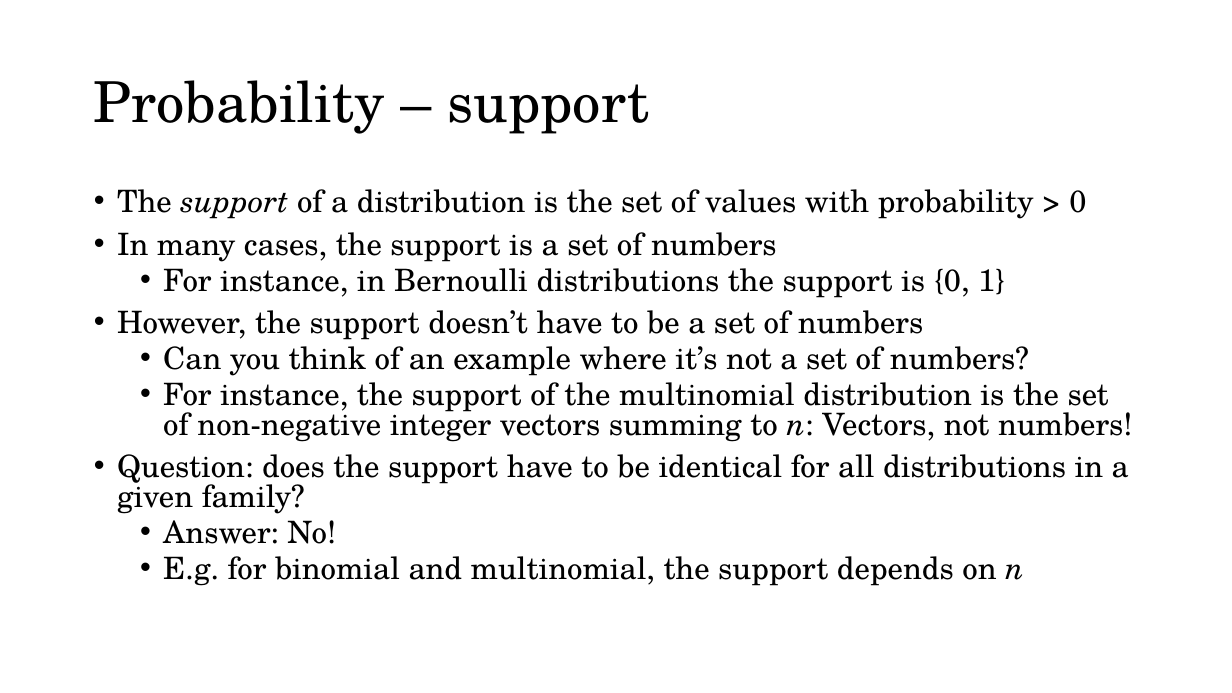
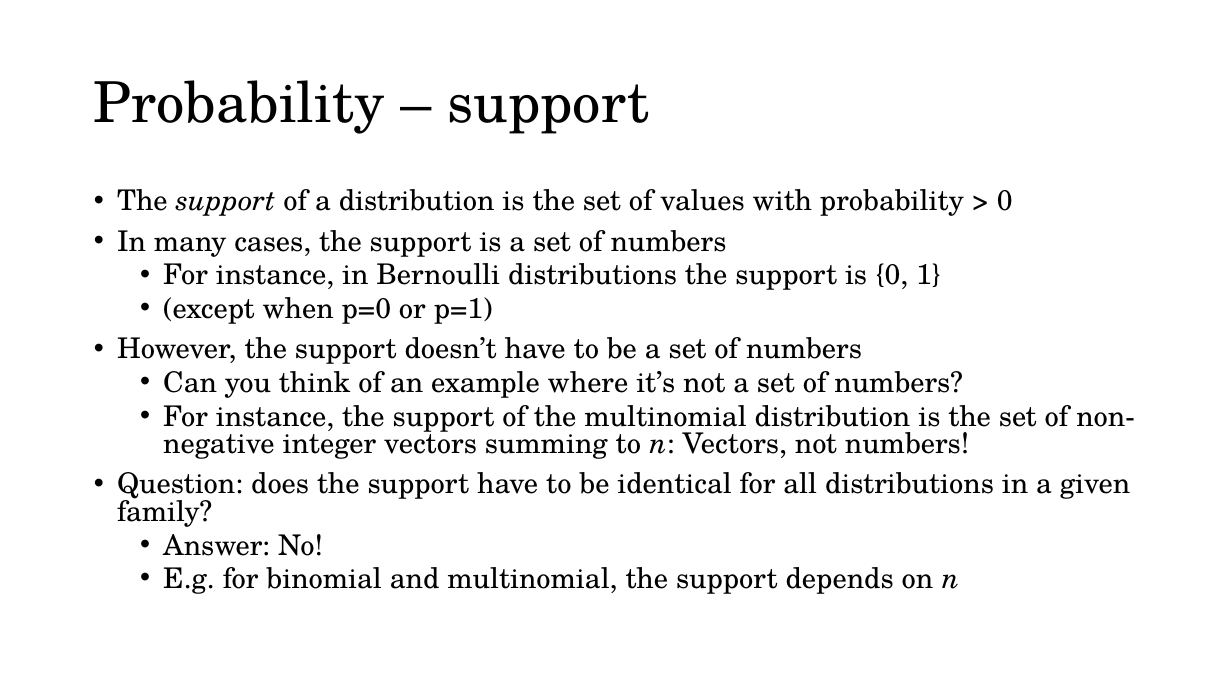
Before and after one commit to thelogicalgrammar/pLoT_course, a slide deck: slide 5 of book/lectures/3_supplementaryLab.pptx. Drawn at 1232x693 pixels with LibreOffice and Linux fonts; fonts in the diff are those of the drawing; background and template pictures are left out. Boxes give left, top, right and bottom in pixels: in the first picture for what was removed or moved away, otherwise in the second. Text is boxed around its words. In the diff, an @@ line names an element or a change of style, - is before the commit and + after.

```diff
--- a/book/lectures/3_supplementaryLab.pptx
+++ b/book/lectures/3_supplementaryLab.pptx
@@ text at [117,189,1135,594]: size 24 to 22.2 pt @@
@@ text at [163,297,493,324]: paragraph added @@
+  • (except when p=0 or p=1)
```
Also in this commit, not shown: 3 slides removed, 7 other files.
